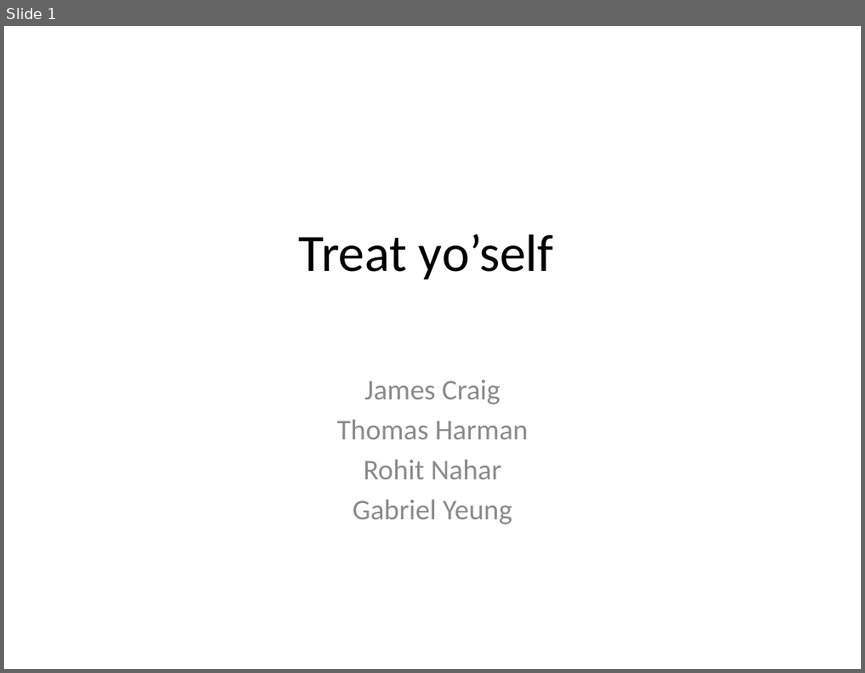
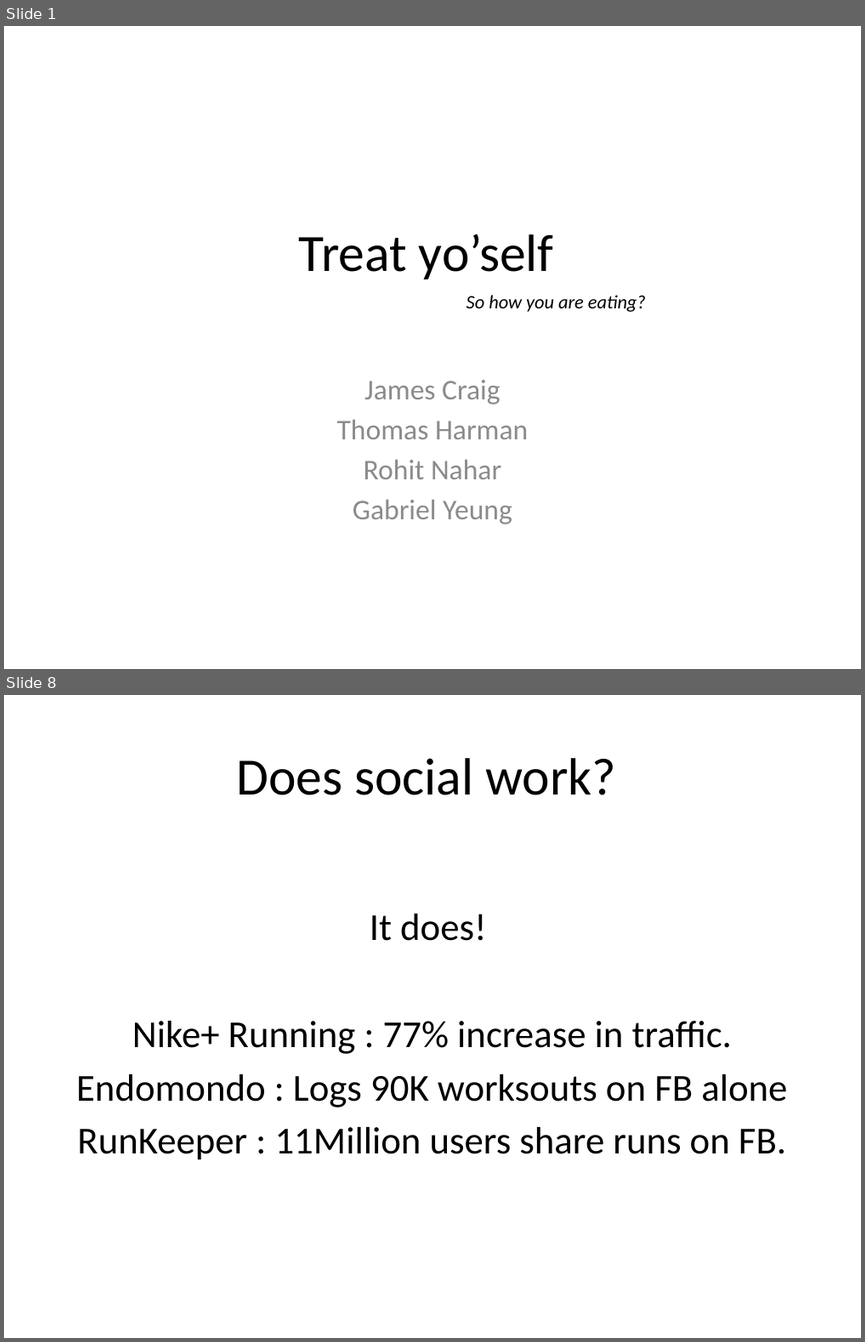
Before and after one commit to gabrielyeung/workshop, a slide deck: www/docs/treatyoself.pptx. Shown one above the other, each under a label of ours: slide 1 before the commit, slides 1 and 8 after it; the slides between them are not shown. The pictures are 865x673 and 865x1342 pixels, drawn with LibreOffice and Linux fonts; fonts in the diff are those of the drawing. Boxes give left, top, right and bottom in pixels: in the first picture for what was removed or moved away, otherwise in the second. Text is boxed around its words. In the diff, an @@ line names an element or a change of style, - is before the commit and + after.

```diff
--- a/www/docs/treatyoself.pptx
+++ b/www/docs/treatyoself.pptx
@@ slide 8 added at [4, 695, 861, 1338], background #FFFFFF @@
@@ title added at [236, 758, 616, 795], 44 pt, text #000000 @@
+Does social work?
@@ text added at [76, 913, 787, 1160], 32 pt, text #000000 @@
+It does!
+Nike+ Running : 77% increase in traffic.
+Endomondo : Logs 90K worksouts on FB alone
+RunKeeper : 11Million users share runs on FB.
@@ slide 1 changed as well @@
@@ text added at [466, 295, 646, 312], 16 pt, text #000000, italic @@
+So how you are eating?
```
Also in this commit, not shown: 7 other slides added.
